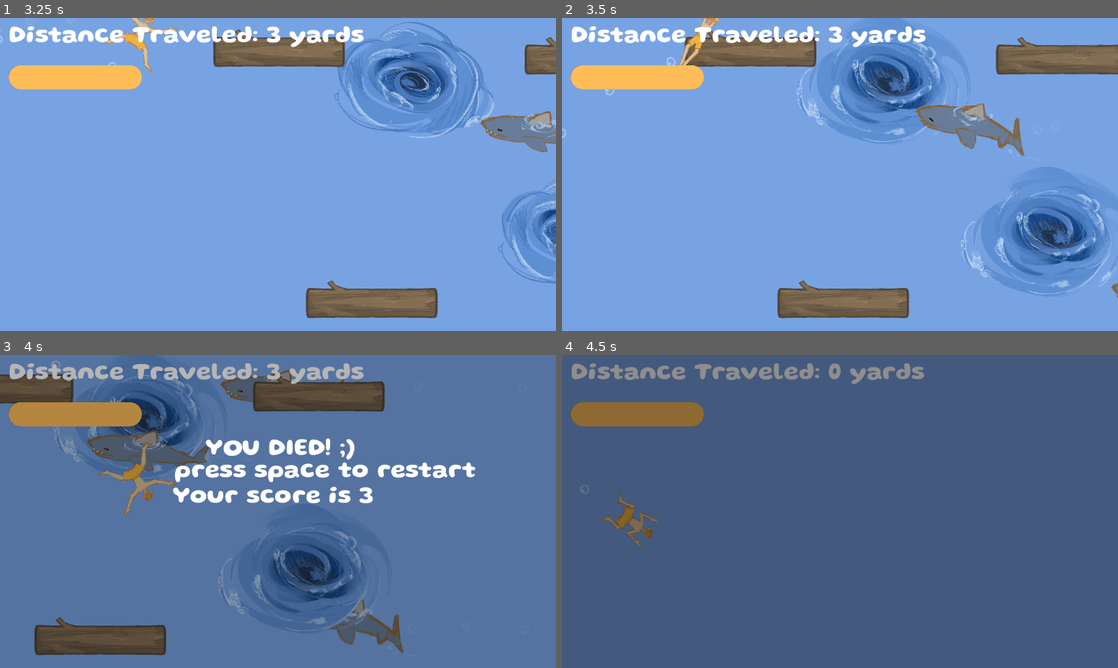
Above: before the commit, frames 1-4 (two rows, left to right).
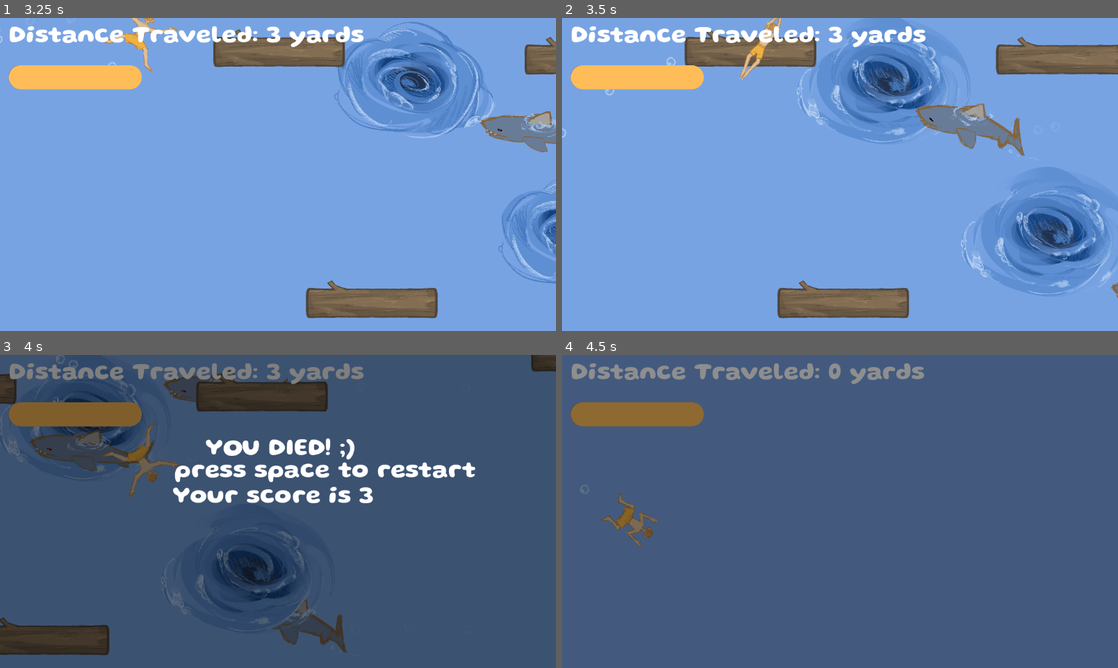
Above: after the commit, the same moments.

Repository: sophieTheProgrammer/microjam-island-61
Game: Godot game, scene res://scenes/game.tscn
Two runs of this game, one before a commit and one after it. Both use one fixed random seed, a clock stepped at 60 frames per second and the inputs below. Sound files missing from this copy of the repository are replaced by a short silence.
Inputs (mouse positions are in pixels of both pictures, inside the frame that each line leads up to):
- Up to frame 1 (3.25 s): tap Enter (ui_accept) at 0.5, 0.77, 1.52, 3.02 s; move the mouse to (400, 158) at 0.52 s; hold Up (up) 0.53-1.28 s; click (400, 158) at 0.6 s; move the mouse to (166, 190) at 1.27 s; hold Down (down) 1.28-2.03 s; click (166, 190) at 1.35 s; move the mouse to (333, 105) at 2.02 s; hold Up (up) from 2.03 s (still down); click (333, 105) at 2.1 s; move the mouse to (250, 237) at 2.77 s; click (250, 237) at 2.85 s
- Up to frame 2 (3.5 s): keep holding Up (up)
- Up to frame 3 (4 s): move the mouse to (444, 558) at 3.52 s; release Up (up) at 3.53 s; hold Down (down) from 3.53 s (still down); click (444, 558) at 3.6 s; tap Enter (ui_accept) at 3.77 s
- Up to frame 4 (4.5 s): keep holding Down (down); tap Space (restart game) at 4.25 s; move the mouse to (673, 464) at 4.27 s; click (673, 464) at 4.35 s

Frame 1 is identical in both runs. In frame 2, 0.6% of the frame differs, in the area x 21-40%, y 0-20%; in frame 3, 93%, in the area x 0-100%, y 0-100%; in frame 4, nothing differs.

Commit message:
ESCAPE THT ELOG

Diff:
--- a/scripts/player.gd
+++ b/scripts/player.gd
@@ -13,13 +13,15 @@
 func _ready() -> void:
 	Global.player_node = self
 	EventBus.game_over.connect(game_over)
-	EventBus.player_attaches_to_log.connect(game_over)
+	EventBus.player_attaches_to_log.connect(attach_to_log)
 	velocity.x = 0
 
 func _physics_process(delta: float) -> void:
 	if attached:
-		self.position.x = log_ref.x
-		self.position.y = log_ref.y
+		self.position.x = log_ref.position.x
+		self.position.y = log_ref.position.y
+	if Input.is_anything_pressed():
+		attached = false
 	direction = Input.get_axis("up", "down")
 	velocity.y = move_toward(velocity.y, SPEED * direction * y_multiplier, acceleration * y_multiplier)
 	velocity.x = move_toward(velocity.x, SPEED, acceleration)
